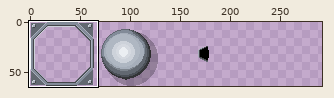
Edited in one commit: sprite sheet (Content/Tilesets/Turret.png). Above: a wide view before the commit, with the close-up outlined.
Close-up. The starting point:
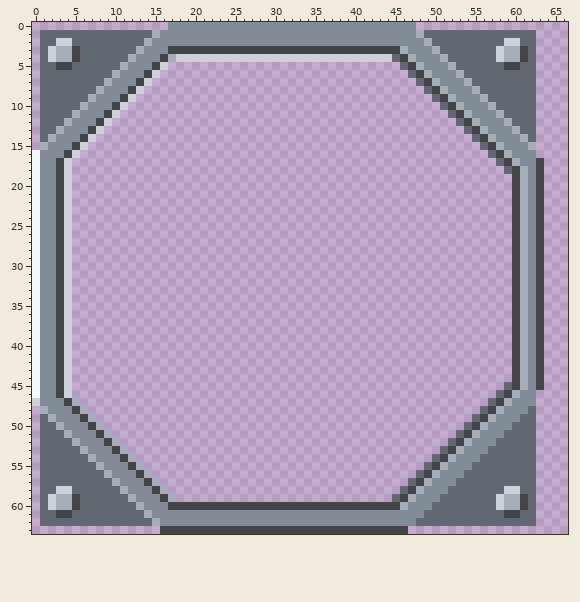
The file is 256x64 pixels. Colours within 5 levels of each other are drawn and written as one. Shown: x 0..66, y 0..63. The old version is drawn lined up with the new one, on the new canvas. The wide view leaves out empty margins. The commit also changed other parts of the picture, which this record leaves out.
After the commit:
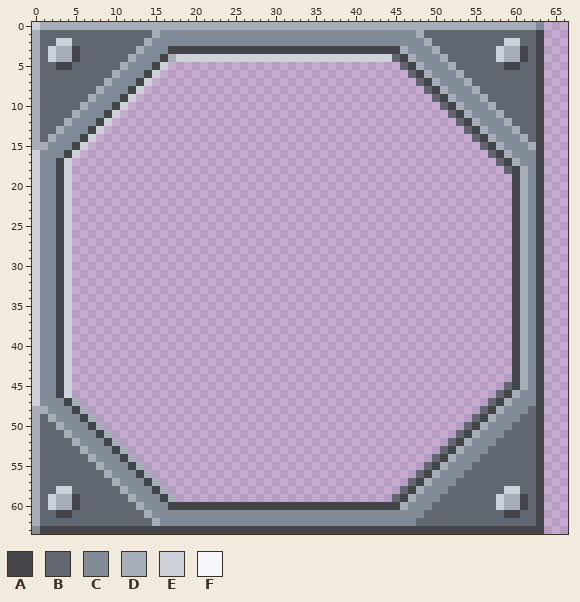
Palette (. is transparent): A #434549  B #626871  C #828b98  D #a6aeba  E #cdd2da  F #f5f7fa
Edits made:
canvas 256x64 -> 320x64, the old top-left corner now at -64,0 (the part of the old canvas that was cut away was empty and is not shown)
y 0: x 0..63 .................CCCCCCCCCCCCCCCCCCCCCCCCCCCCCCC................ -> EDDDDDDDDDDDDDDDDDDDDDDDDDDDDDDDDDDDDDDDDDDDDDDDDDDDDDDDDDDDDDDC
y 1..15: x 0 . -> D; x 63 . -> A
y 16: x 0 F -> E; x 63 . -> A
y 17..45: x 0 F -> E
y 46: x 0 F -> E; x 63 . -> A
y 47: x 63 . -> A
y 48..62: x 0 . -> D; x 63 . -> A
y 63: x 0..15 ................ -> CAAAAAAAAAAAAAAA; x 47..63 ................. -> AAAAAAAAAAAAAAAAA
